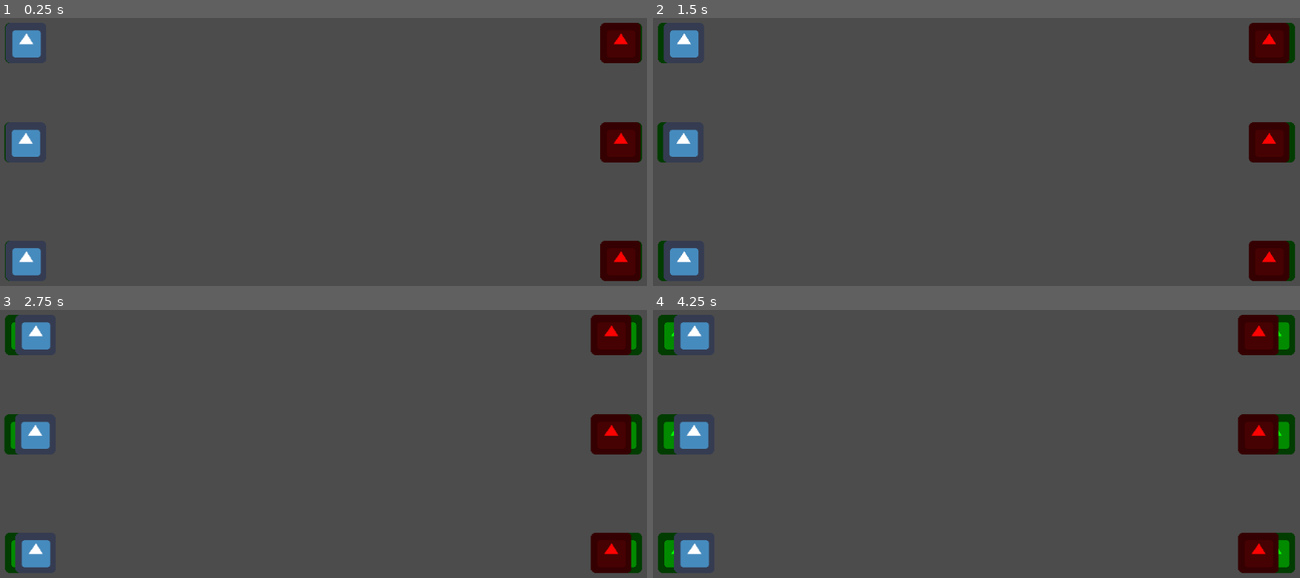
Above: before the commit, frames 1-4 (two rows, left to right).
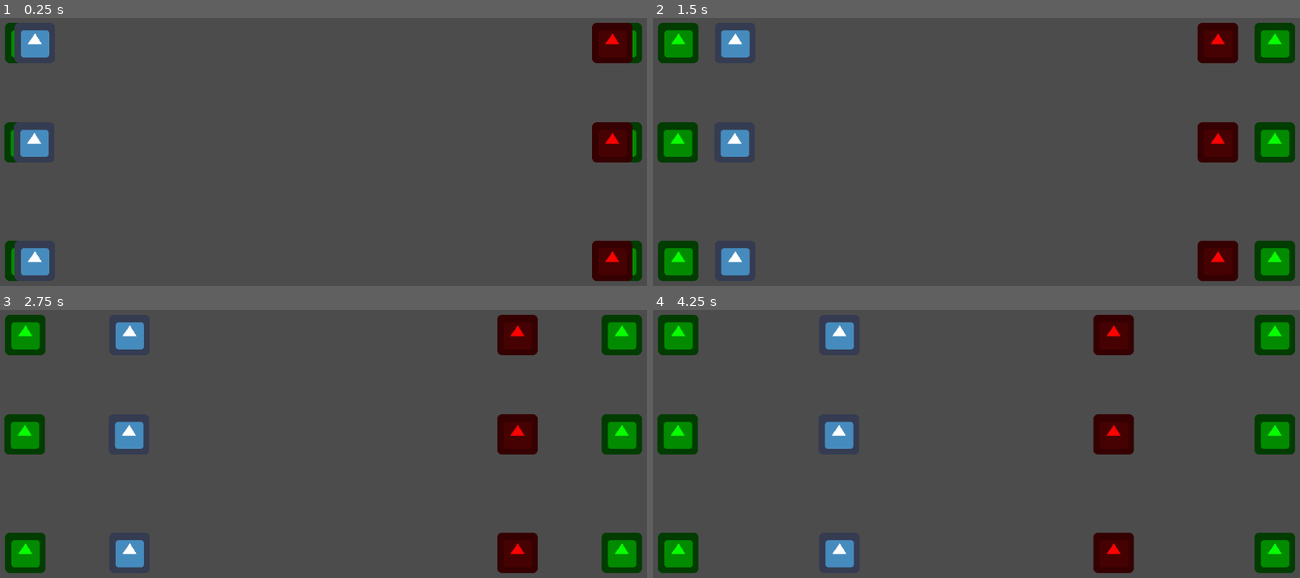
Above: after the commit, the same moments.

Repository: gmanavarro/ggj2020
Game: Godot game, scene res://src/World.tscn
Two runs of this game, one before a commit and one after it. Both use one fixed random seed, a clock stepped at 60 frames per second and the inputs below. The engine's default icon, where the game draws it, is replaced by a stand-in: a white triangle on a blue panel in a dark square.
Inputs:
- Up to frame 1 (0.25 s): no input
- Up to frame 2 (1.5 s): no input
- Up to frame 3 (2.75 s): no input
- Up to frame 4 (4.25 s): no input

The runs differ from the first frame. In frame 1, 3.0% of the frame differs, in the area x 0-99%, y 1-99%; in frame 2, 9.4%, in the area x 1-99%, y 1-99%; in frame 3, 9.3%; in frame 4, 9.2%.

Commit message:
Refactoring

Diff:
--- a/project.godot
+++ b/project.godot
@@ -24,10 +24,6 @@
 run/main_scene="res://src/World.tscn"
 config/icon="res://icon.png"
 
-[display]
-
-window/size/always_on_top=true
-
 [rendering]
 
 environment/default_environment="res://default_env.tres"
--- a/src/Enemy.gd
+++ /dev/null
@@ -1,12 +0,0 @@
-extends Unit
-
-var noCollision = true
-func _process(delta):
-	if noCollision:
-		self.set_position(Vector2(self.get_position().x -0.1,self.get_position().y ))
-
-
-func _on_Area2D_area_entered(area):
-	if area.get_name() == "Detector":
-		noCollision = false
-	resolveCombat(area.get_parent().itemEquipped)
--- a/src/Enemy.tscn
+++ b/src/Enemy.tscn
@@ -1,13 +1,14 @@
 [gd_scene load_steps=4 format=2]
 
 [ext_resource path="res://icon.png" type="Texture" id=1]
-[ext_resource path="res://src/Enemy.gd" type="Script" id=2]
+[ext_resource path="res://src/Unit.gd" type="Script" id=2]
 
 [sub_resource type="RectangleShape2D" id=1]
 extents = Vector2( 35.1878, 34.7162 )
 
 [node name="Enemy" type="Node2D"]
 script = ExtResource( 2 )
+velocity = -1.0
 itemEquipped = "shield_1"
 
 [node name="Sprite" type="Sprite" parent="."]
--- a/src/Soldier.gd
+++ /dev/null
@@ -1,12 +0,0 @@
-extends Unit
-
-var noCollision = true
-func _process(delta):
-	if noCollision:
-		self.set_position(Vector2(self.get_position().x +0.1,self.get_position().y ))
-
-
-func _on_Area2D_area_entered(area):
-	if area.get_name() == "Detector":
-		noCollision = false
-	resolveCombat(area.get_parent().itemEquipped)
--- a/src/Soldier.tscn
+++ b/src/Soldier.tscn
@@ -1,13 +1,14 @@
 [gd_scene load_steps=4 format=2]
 
 [ext_resource path="res://icon.png" type="Texture" id=1]
-[ext_resource path="res://src/Soldier.gd" type="Script" id=2]
+[ext_resource path="res://src/Unit.gd" type="Script" id=2]
 
 [sub_resource type="RectangleShape2D" id=1]
 extents = Vector2( 38.6206, 36.816 )
 
 [node name="Soldier" type="Node2D"]
 script = ExtResource( 2 )
+velocity = 1.0
 itemEquipped = "sword_1"
 
 [node name="Sprite" type="Sprite" parent="."]
--- a/src/Spawner.gd
+++ b/src/Spawner.gd
@@ -3,6 +3,9 @@
 export(PackedScene) var scene
 
 func _ready():
+	spawnUnit()
+
+func spawnUnit():
 	var instance = scene.instance()
 	add_child(instance)
 
--- a/src/Unit.gd
+++ b/src/Unit.gd
@@ -1,7 +1,10 @@
 extends Node2D
 class_name Unit
 
+export var velocity = 1.0
 export var itemEquipped = "none"
+var noCollision = true
+
 const EQUIPMENT = {
 	"sword_1": ["shield_1"],
 	"sword_2": ["shield_1", "shield_2"],
@@ -10,6 +13,16 @@
 	"bow_1": ["sword_1"],
 	"bow_2": ["sword_1", "sword_2"]
 }
+
+func _process(delta):
+	if noCollision:
+		self.set_position(Vector2(self.get_position().x + velocity,self.get_position().y ))
+
+func _on_Area2D_area_entered(area):
+	if area.get_name() == "Detector":
+		noCollision = false
+	resolveCombat(area.get_parent().itemEquipped)
+
 
 func resolveCombat(rivalItem):
 	for value in EQUIPMENT[itemEquipped]:
@@ -21,3 +34,7 @@
 	print(itemEquipped + " loses to " + rivalItem)
 	#run death animation, diminish win bar
 	queue_free()
+
+func equipItem(item):
+	itemEquipped = item
+	#change sprite
